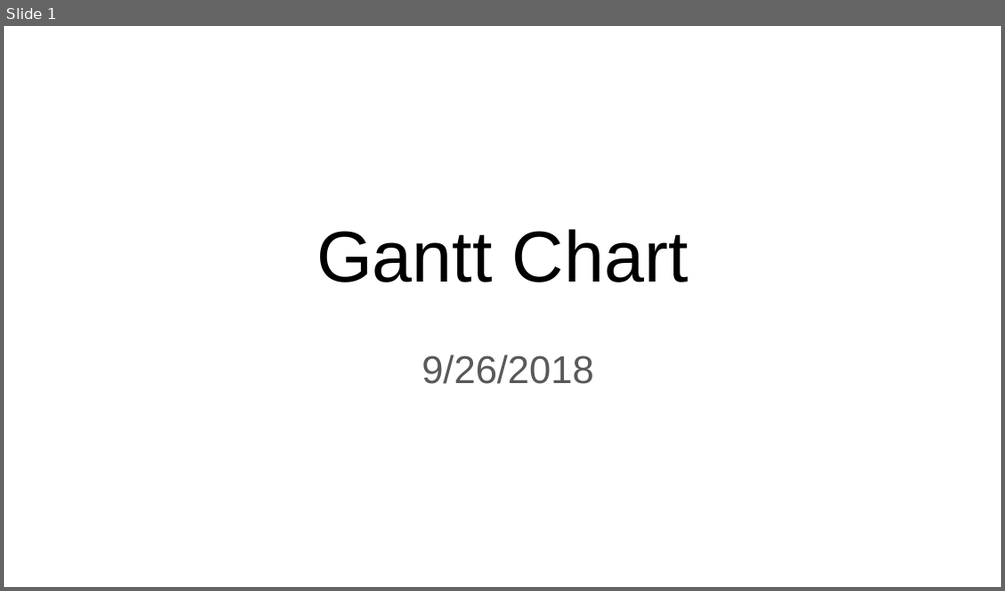
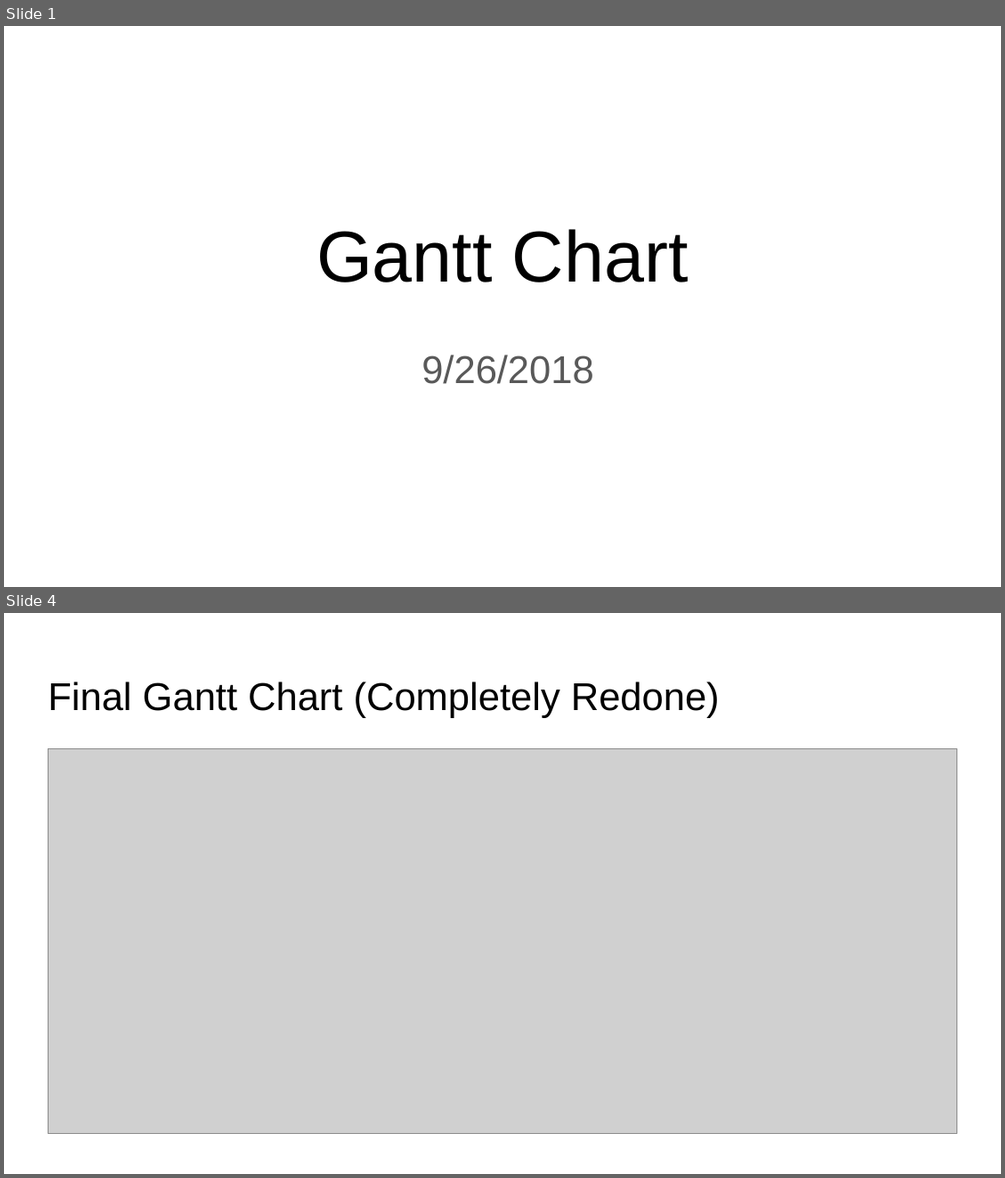
Before and after one commit to Xylot/DAPL, a slide deck: Project Notebook - Group 4/Project Notebook - Group 4/4. Other/Gantt Chart.pptx. Shown one above the other, each under a label of ours: slide 1 before the commit, slides 1 and 4 after it; the slides between them are not shown. The pictures are 1005x591 and 1005x1178 pixels, drawn with LibreOffice and Linux fonts; fonts in the diff are those of the drawing; grey boxes stand for pictures. Boxes give left, top, right and bottom in pixels: in the first picture for what was removed or moved away, otherwise in the second. Text is boxed around its words. In the diff, an @@ line names an element or a change of style, - is before the commit and + after.

Commit message:
Added final Gantt and Budget to Project Notebook

```diff
--- a/Project Notebook - Group 4/Project Notebook - Group 4/4. Other/Gantt Chart.pptx
+++ b/Project Notebook - Group 4/Project Notebook - Group 4/4. Other/Gantt Chart.pptx
@@ slide 4 added at [4,613,1001,1174], background #FFFFFF @@
@@ title added at [48,682,720,718], 28 pt, text #000000 @@
+Final Gantt Chart (Completely Redone)
@@ picture added at [48,748,956,1133] @@
```
Also in this commit, not shown: 2 other slides added, 2 slides removed, 1 other file.
